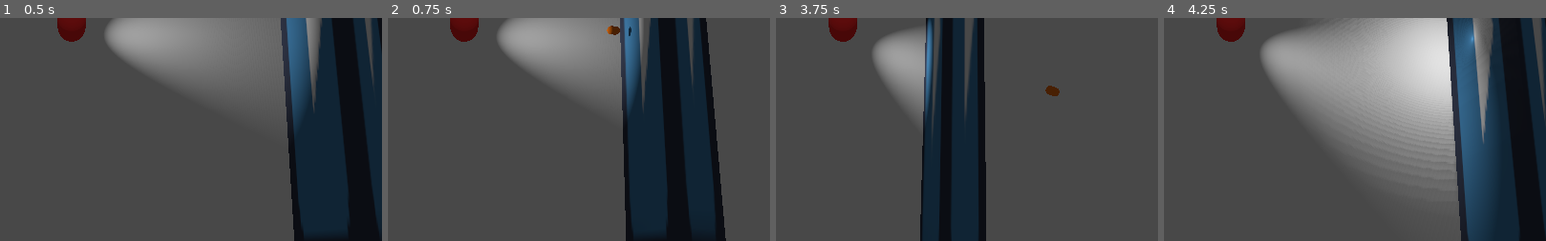
Above: before the commit, frames 1-4 (left to right).
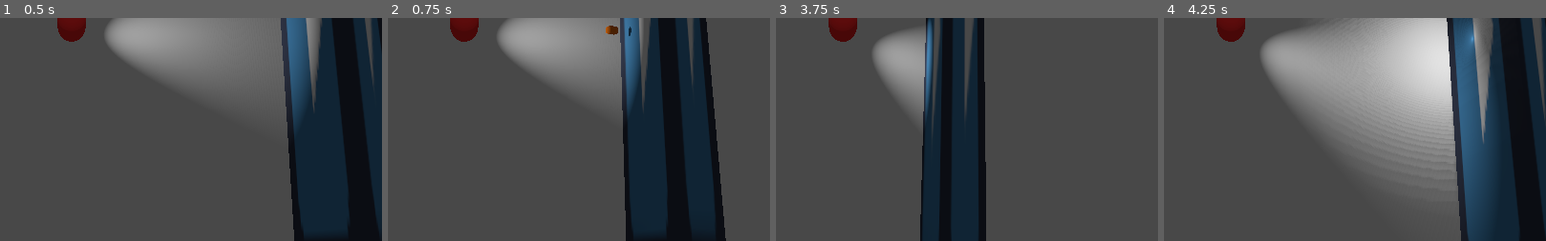
Above: after the commit, the same moments.

Repository: ghfox/overhead3dconv
Game: Godot game, scene res://Scn/Room.tscn
The game is run twice, just before and just after one commit, with the same random seed, the same clock (stepped at 60 frames per second) and the same inputs. The engine's default icon, where the game draws it, is replaced by a stand-in: a white triangle on a blue panel in a dark square.
Inputs (mouse positions are % of the whole screen's width and height, from its top left):
- Up to frame 1 (0.5 s): no input
- Up to frame 2 (0.75 s): tap Enter at 0.5 s; move the mouse to (72, 45) at 0.52 s; hold D from 0.53 s (still down); click (72, 45) at 0.6 s
- Up to frame 3 (3.75 s): move the mouse to (30, 55) at 1.27 s; release D at 1.28 s; hold S 1.28-2.03 s; tap Shift (focus_ability) at 1.35 s; move the mouse to (60, 28) at 2.02 s; hold D 2.03-2.78 s; tap Tab (next_pocket) at 2.1 s; move the mouse to (45, 70) at 2.77 s; hold W 2.78-3.53 s; tap E (pickup) at 2.85 s; click (45, 70) at 2.92 s; move the mouse to (80, 65) at 3.52 s; hold A from 3.53 s (still down); click (80, 65) at 3.6 s
- Up to frame 4 (4.25 s): keep holding A; tap R (reload) at 4.15 s
The pictures show only the part of the screen within x 41-91%, y 42-92%; the shares and areas given below are measured in that part.

Frame 1 is identical in both runs. In frame 2, less than 0.1% of the frame differs, in the area x 57-61%, y 3-8%; in frame 3, 0.1%, in the area x 70-75%, y 30-36%; in frame 4, nothing differs.
Error before the commit: Parse Error: The method "draw_polygon" isn't declared in the current class. (res://Scr/ReloadAnim.gd:35)
Error after the commit: Attempt to call function 'add_child' in base 'null instance' on a null instance. (res://Scr/Player.gd:107)

Commit message:
bullets removed after hitting walls

Diff:
--- a/Scn/ReloadAnim.tscn
+++ b/Scn/ReloadAnim.tscn
@@ -2,7 +2,7 @@
 
 [ext_resource path="res://Scr/ReloadAnim.gd" type="Script" id=1]
 
-[node name="ReloadAnim" type="Spatial"]
+[node name="ReloadAnim" type="Node2D"]
 script = ExtResource( 1 )
 
 [node name="Timer" type="Timer" parent="."]
--- a/Scn/Wall.tscn
+++ b/Scn/Wall.tscn
@@ -16,7 +16,8 @@
 mesh = SubResource( 1 )
 material/0 = SubResource( 3 )
 
-[node name="StaticBody2D" type="StaticBody" parent="MeshInstance"]
+[node name="StaticBody2D" type="StaticBody" parent="MeshInstance" groups=["BulletStops"]]
+collision_layer = 1025
 
 [node name="CollisionShape2D" type="CollisionShape" parent="MeshInstance/StaticBody2D"]
 shape = SubResource( 2 )
--- a/Scr/PlayerBullet.gd
+++ b/Scr/PlayerBullet.gd
@@ -1,6 +1,6 @@
 extends KinematicBody
 
-var SPEED = 850
+var SPEED = 10
 var DAM = 100
 var DIR = 360
 var LIFESPAN = 0.5
@@ -14,8 +14,14 @@
 		AudioManager.play(AudioManager.gunshot1)
 	else:
 		AudioManager.play(AudioManager.gunshot2)
+
+
 func _physics_process(delta):
-	move_and_collide(velocity * delta)
+	var event = move_and_collide(velocity * delta)
+	if(event != null):
+		if(event.collider.is_in_group("BulletStops")):
+			get_parent().remove_child(self)
+			call_deferred("free")
 
 func _on_Timer_timeout():
 	get_parent().remove_child(self)
--- a/Scr/ReloadAnim.gd
+++ b/Scr/ReloadAnim.gd
@@ -1,4 +1,4 @@
-extends Spatial
+extends Node2D
 
 var segs = 16.0
 var pointsArcOuter = PoolVector2Array()
--- a/Singletons/ItemStore.gd
+++ b/Singletons/ItemStore.gd
@@ -16,7 +16,7 @@
 		"cat" : "pistol",
 		s_cal : "9mm",
 		"cooldown" : 0.6,
-		s_dam : 50,
+		s_dam : 1,
 		"topoff" : false,
 		s_spd : 100
 	}
@@ -58,21 +58,21 @@
 		"fmj" : {
 			s_dam : 1,
 			s_pen : 40,
-			s_spd : 1,
+			s_spd : 0,
 			s_sprite : "9mmfmjbox.png",
 			s_normal : "boxNormal.png"
 		},
 		"hp" : {
 			s_dam : 45,
 			s_pen : 20,
-			s_spd : 1,
+			s_spd : 0,
 
 			s_normal : "boxNormal.png"
 		},
 		 "fluted" : {
 			s_dam : 35,
 			s_pen : 30,
-			s_spd : 50,
+			s_spd : 0,
 
 			s_normal : "boxNormal.png"
 		}
Not shown, changed: Gimp/Flashlight Texture.png.import
Not shown, changed: Gimp/boxNormal.png.import
Not shown, changed: Spr/Flashlight Texture.png.import
Not shown, changed: Spr/Gui/gui_pocket.png.import
Not shown, changed: Spr/Items/9mmfmjbox.png.import
Not shown, changed: Spr/Items/boxNormal.png.import
Not shown, changed: Spr/Items/smallMag.png.import
Not shown, changed: Spr/Items/smallMagNormal.png.import
Not shown, changed: Spr/background.png.import
Not shown, changed: Spr/bullet.png.import
Not shown, changed: Spr/light.png.import
Not shown, changed: Spr/sqr_black.png.import
(and 1 more such lines)
